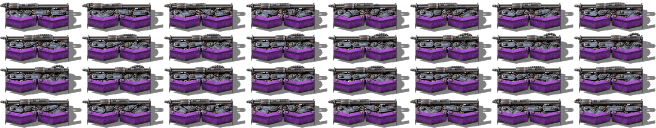
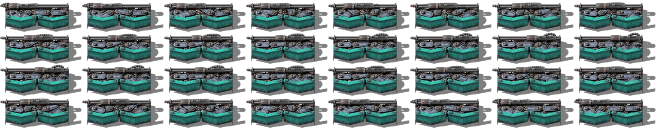
Comparing the layer stacks of the two 656 x 128 images. Changes:
added layer "tier 7" above "tier 6" over [5, 3, 643, 125]
hid "tier 6" over [5, 3, 643, 125]
